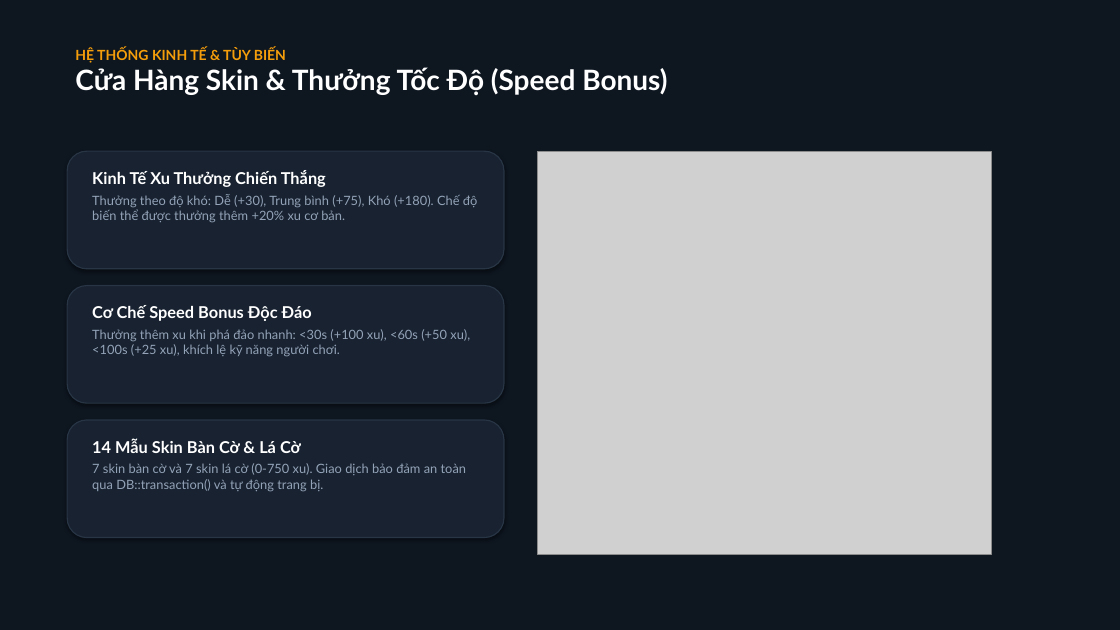
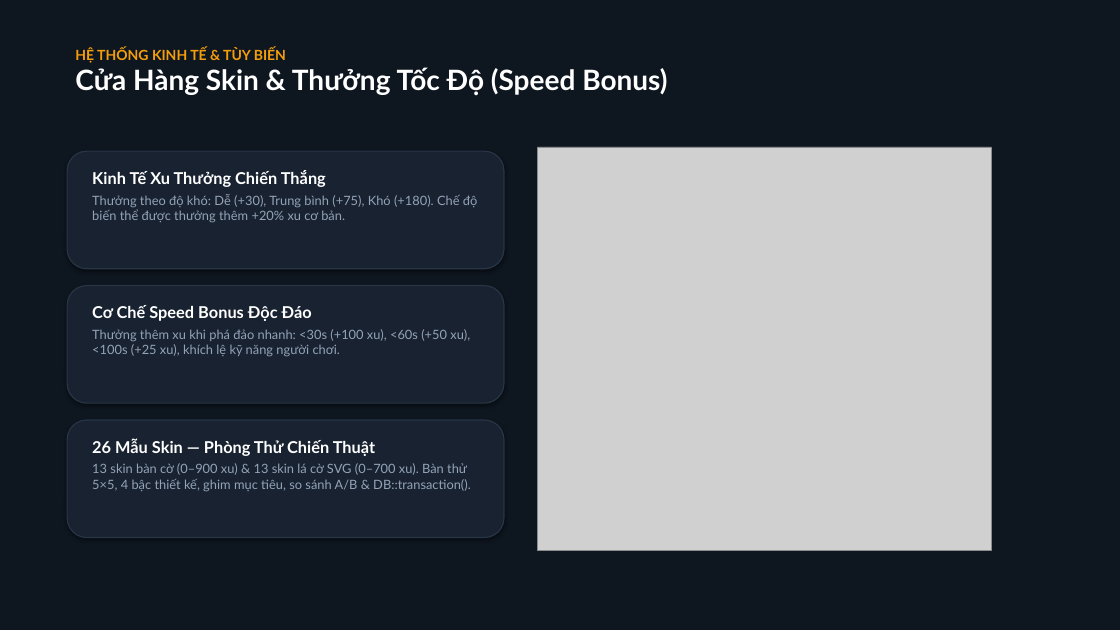
Before and after one commit to imaKea/prjMinesweeper, a slide deck: slide 5 of demo_minesweeper.pptx. Drawn at 1120x630 pixels with LibreOffice and Linux fonts; fonts in the diff are those of the drawing; grey boxes stand for pictures. Boxes give left, top, right and bottom in pixels: in the first picture for what was removed or moved away, otherwise in the second. Text is boxed around its words. In the diff, an @@ line names an element or a change of style, - is before the commit and + after.

```diff
--- a/demo_minesweeper.pptx
+++ b/demo_minesweeper.pptx
@@ picture: place and size @@
-picture at (538, 151, 991, 555)
+picture at (538, 147, 991, 550)
@@ text at (92, 439, 471, 491): text changed @@
-14 Mẫu Skin Bàn Cờ & Lá Cờ
-7 skin bàn cờ và 7 skin lá cờ (0-750 xu). Giao dịch bảo đảm an toàn qua DB::transaction() và tự động trang bị.
+26 Mẫu Skin — Phòng Thử Chiến Thuật
+13 skin bàn cờ (0–900 xu) & 13 skin lá cờ SVG (0–700 xu). Bàn thử 5×5, 4 bậc thiết kế, ghim mục tiêu, so sánh A/B & DB::transaction().
```
Also in this commit, not shown: 7 other slides changed, 1 other file.
